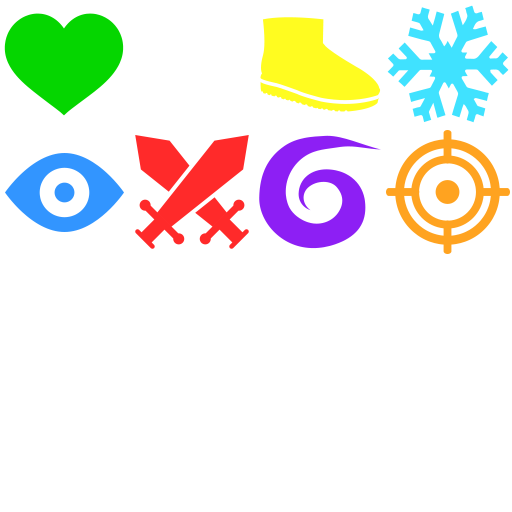
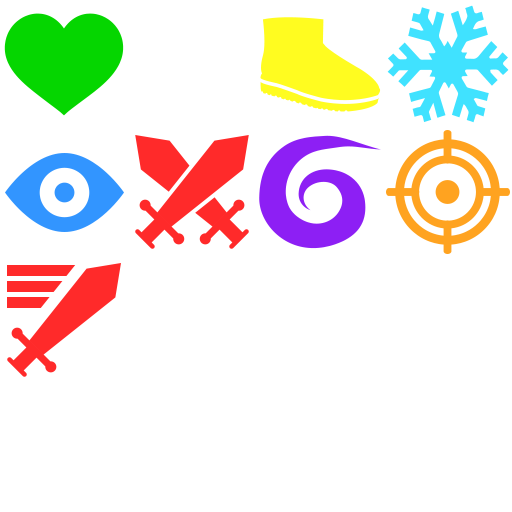
Comparing the layer stacks of the two 512×512 images. Changes:
added layer "icon_game_162" above "icon_weather_23" over [7, 263, 121, 377]
